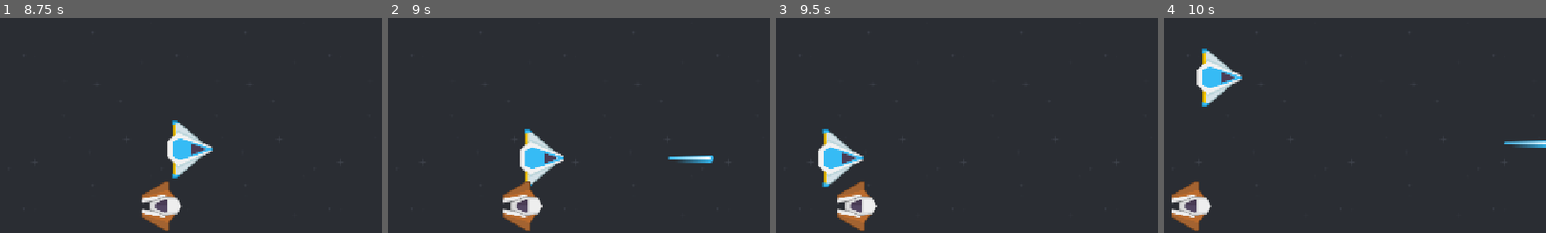
Above: before the commit, frames 1-4 (left to right).
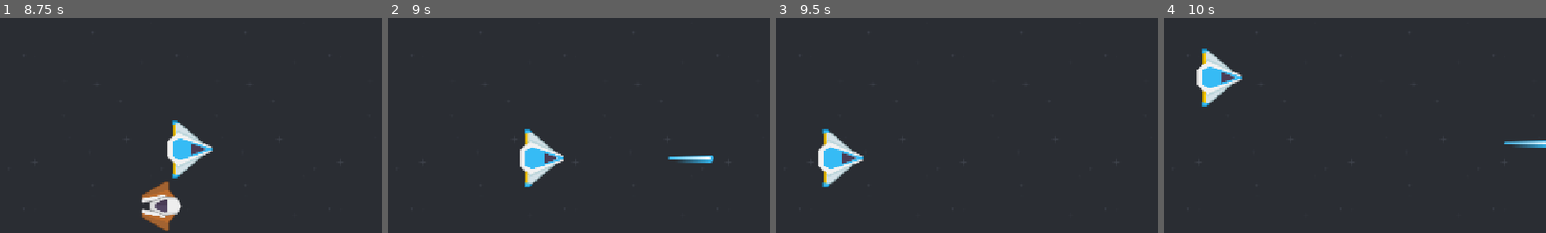
Above: after the commit, the same moments.

Repository: alexvanhel/Alien-Attack
Game: Godot game, scene res://scenes/game.tscn
The game is run twice, just before and just after one commit, with the same random seed, the same clock (stepped at 60 frames per second) and the same inputs.
Inputs:
- Up to frame 1 (8.75 s): tap Enter at 0.5 s; hold Right (move_right) 0.53-1.28 s; tap Space (shoot) every 0.75 s from 0.6 to 8.1 s; hold Down (move_down) 1.28-2.03 s; hold Right (move_right) 2.03-2.78 s; hold Up (move_up) 2.78-3.53 s; hold Left (move_left) 3.53-5.03 s; hold Down (move_down) 5.03-5.78 s; hold Right (move_right) 5.78-6.53 s; hold Up (move_up) 6.53-7.28 s; hold Right (move_right) 7.28-8.03 s; hold Down (move_down) from 8.03 s (still down)
- Up to frame 2 (9 s): release Down (move_down) at 8.78 s; hold Left (move_left) from 8.78 s (still down); tap Space (shoot) at 8.85 s
- Up to frame 3 (9.5 s): keep holding Left (move_left)
- Up to frame 4 (10 s): release Left (move_left) at 9.53 s; hold Up (move_up) from 9.53 s (still down); tap Space (shoot) at 9.6 s
The pictures show only the part of the screen within x 18-68%, y 50-100%; the shares and areas given below are measured in that part.

Frame 1 is identical in both runs. In frame 2, 1.5% of the frame differs, in the area x 30-41%, y 76-100%; in frame 3, 1.5%; in frame 4, 1.5%.

Commit message:
Added player-enemy interaction and lives

Diff:
--- a/scenes/enemy.tscn
+++ b/scenes/enemy.tscn
@@ -25,3 +25,5 @@
 [node name="CollisionShape2D2" type="CollisionShape2D" parent="." unique_id=325400992]
 position = Vector2(8.742278e-08, -9)
 shape = SubResource("RectangleShape2D_jp5gf")
+
+[connection signal="body_entered" from="." to="." method="_on_body_entered"]
--- a/scenes/game.gd
+++ b/scenes/game.gd
@@ -1,4 +1,17 @@
 extends Node2D
+
+var lives = 3
+
+@onready var player = $Player
 
 func _on_deathzone_area_entered(area: Area2D) -> void:
 	area.die()
+
+
+func _on_player_took_damage() -> void:
+	lives -= 1
+	if (lives == 0):
+		print("Game Over")
+		player.die()
+	else:
+		print(lives)
--- a/scenes/game.tscn
+++ b/scenes/game.tscn
@@ -30,4 +30,5 @@
 position = Vector2(-128, 360)
 shape = SubResource("RectangleShape2D_3scdg")
 
+[connection signal="took_damage" from="Player" to="." method="_on_player_took_damage"]
 [connection signal="area_entered" from="Deathzone" to="." method="_on_deathzone_area_entered"]
--- a/scripts/enemy.gd
+++ b/scripts/enemy.gd
@@ -7,3 +7,7 @@
 
 func die():
 	queue_free()
+
+func _on_body_entered(body: Node2D) -> void:
+	body.take_damage()
+	die()
--- a/scripts/player.gd
+++ b/scripts/player.gd
@@ -1,4 +1,6 @@
 extends CharacterBody2D
+
+signal took_damage
 
 var speed = 300
 
@@ -59,3 +61,9 @@
 	laser_container.add_child(laser_instance)
 	laser_instance.global_position = global_position
 	laser_instance.global_position.x += 75
+
+func take_damage():
+	emit_signal("took_damage")
+
+func die():
+	queue_free()
